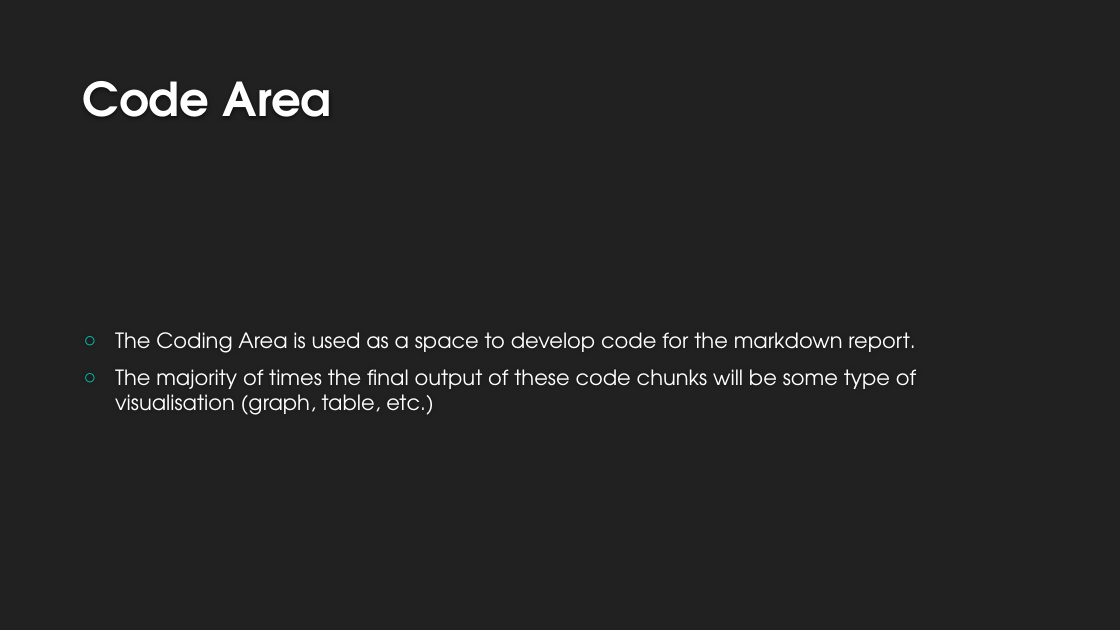
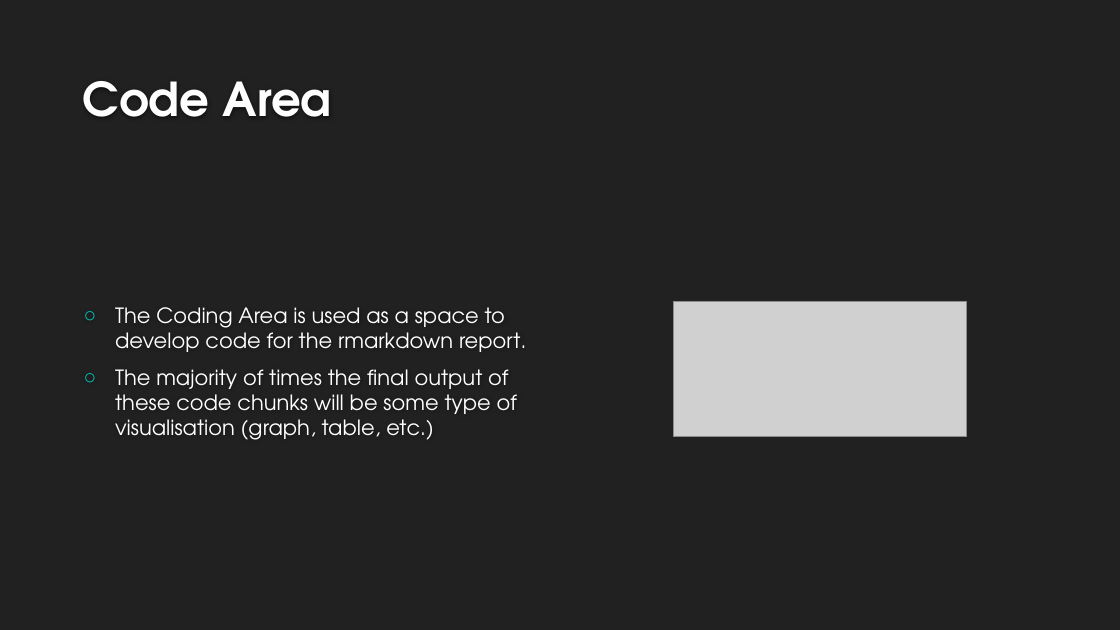
Before and after one commit to nhs-r-community/intro_rmd, a slide deck: slide 11 of Intro to Rmarkdown.pptx (slide 9 before the commit). Drawn at 1120x630 pixels with LibreOffice and Linux fonts; fonts in the diff are those of the drawing; grey boxes stand for pictures; background and template pictures are left out. Boxes give left, top, right and bottom in pixels: in the first picture for what was removed or moved away, otherwise in the second. Text is boxed around its words. In the diff, an @@ line names an element or a change of style, - is before the commit and + after.

Commit message:
Adding img folder with images for powerpoint and powerpoint update

```diff
--- a/Intro to Rmarkdown.pptx
+++ b/Intro to Rmarkdown.pptx
@@ text at [115, 307, 526, 352]: text changed @@
-○ The Coding Area is used as a space to develop code for the markdown report.
+○ The Coding Area is used as a space to develop code for the rmarkdown report.
@@ picture added at [674, 302, 966, 437] @@
```
Also in this commit, not shown: 9 other slides changed, 4 slides added, 1 slide removed, 14 other files.
